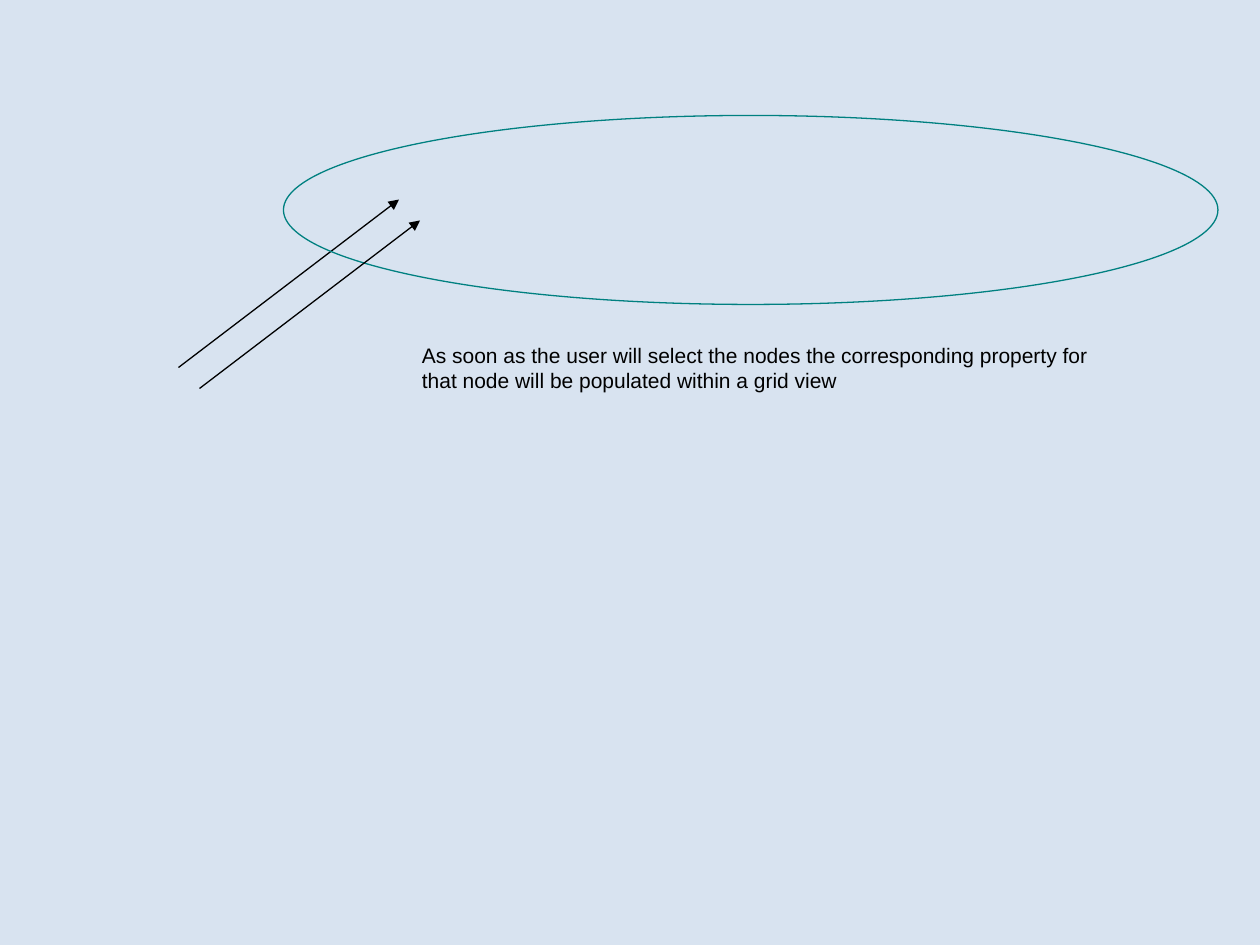
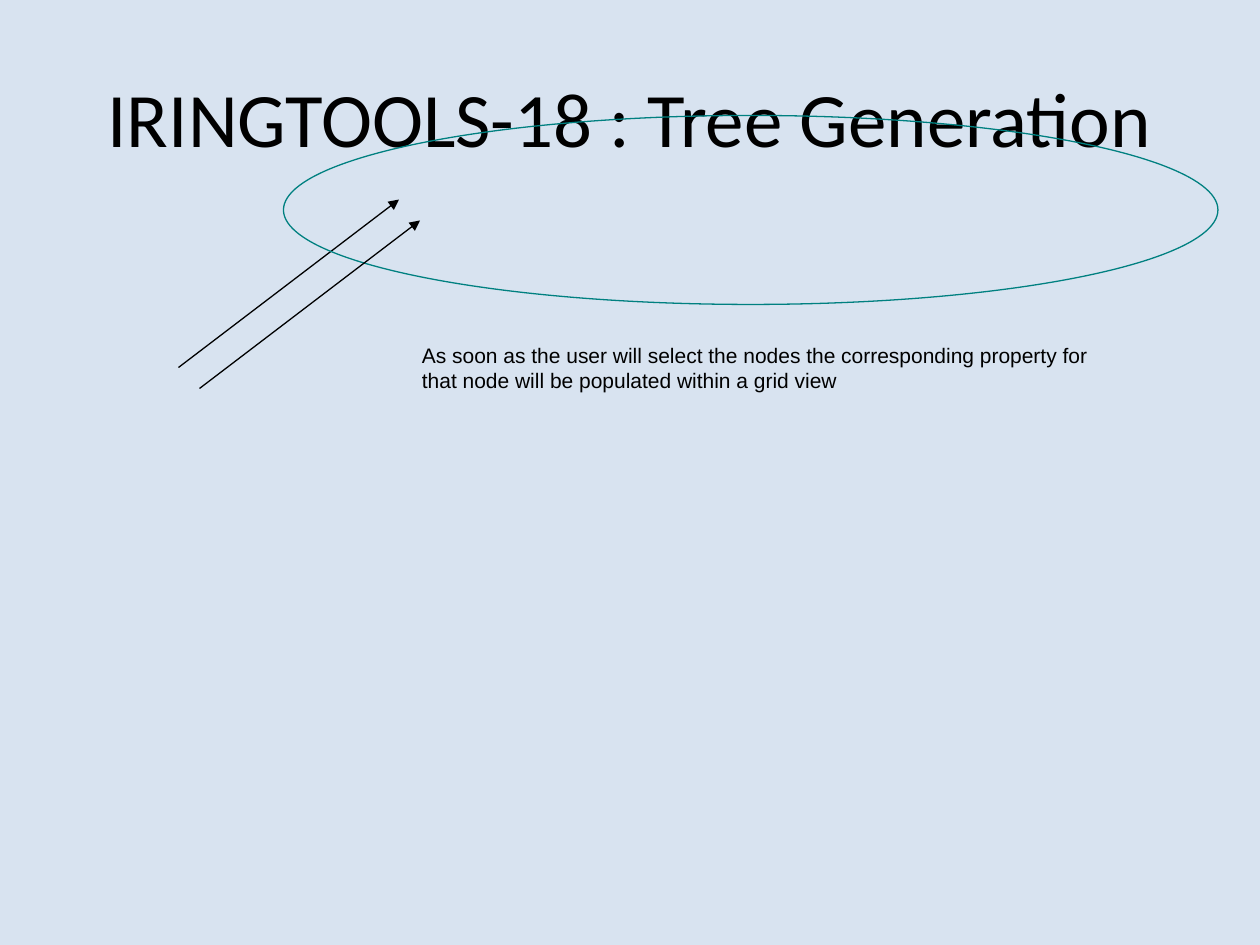
Before and after one commit to heyena/iring-tools, a slide deck: slide 9 of trunk/iRINGTools.ESB/documents/Sprint 2 User Stories.1.0.ppt. Drawn at 1260x945 pixels with LibreOffice and Linux fonts; fonts in the diff are those of the drawing; background and template pictures are left out. Boxes give left, top, right and bottom in pixels: in the first picture for what was removed or moved away, otherwise in the second. Text is boxed around its words. In the diff, an @@ line names an element or a change of style, - is before the commit and + after.

```diff
--- a/trunk/iRINGTools.ESB/documents/Sprint 2 User Stories.1.0.ppt
+++ b/trunk/iRINGTools.ESB/documents/Sprint 2 User Stories.1.0.ppt
@@ title added at (108,93,1151,165), 44 pt, text #000000 @@
+IRINGTOOLS-18 : Tree Generation
```
Also in this commit, not shown: 2 other slides changed.
